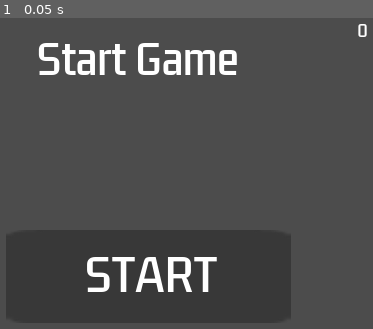
Above: before the commit, frame 1.
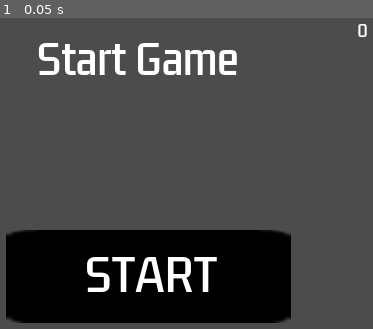
Above: after the commit, the same moment.

Repository: LuizAntonioPereira/breackout_gd
Game: Godot game, scene res://scenes/Game.tscn
Two runs of this game, one before a commit and one after it. Both use one fixed random seed, a clock stepped at 60 frames per second and the inputs below. The project has no main scene, so this scene is started directly.
Inputs:
- Up to frame 1 (0.05 s): no input

The runs differ from the first frame. In frame 1, 21% of the frame differs, in the area x 1-79%, y 68-99%.

Commit message:
up

Diff:
--- a/scenes/Game.tscn
+++ b/scenes/Game.tscn
@@ -51,6 +51,7 @@
 [node name="start" type="Node2D" parent="."]
 
 [node name="btn_start" type="TouchScreenButton" parent="start"]
+modulate = Color( 0, 0, 0, 1 )
 position = Vector2( 173, 533 )
 scale = Vector2( 5.9375, 1.9375 )
 normal = ExtResource( 5 )
--- a/scenes/block.tscn
+++ b/scenes/block.tscn
@@ -17,13 +17,13 @@
 margin_right = 30.0
 margin_bottom = 10.0
 
-[node name="CollisionShape2D" type="CollisionShape2D" parent="."]
+[node name="col_Shape" type="CollisionShape2D" parent="."]
 position = Vector2( 0, 0.5 )
 shape = SubResource( 1 )
 
 [node name="Area2D" type="Area2D" parent="."]
 
-[node name="CollisionShape2D" type="CollisionShape2D" parent="Area2D"]
+[node name="col_shape2D" type="CollisionShape2D" parent="Area2D"]
 shape = SubResource( 2 )
 
 [connection signal="body_entered" from="Area2D" to="." method="body_entered"]
--- a/scenes/platform.tscn
+++ b/scenes/platform.tscn
@@ -16,6 +16,3 @@
 
 [node name="CollisionShape2D" type="CollisionShape2D" parent="."]
 shape = SubResource( 1 )
-__meta__ = {
-"_edit_lock_": true
-}
--- a/script/Game.gd
+++ b/script/Game.gd
@@ -7,7 +7,7 @@
 var x = 50
 var y = 70
 var a = 70
-var b = 30
+var b = 40
 var yes = true
 
 
@@ -26,6 +26,7 @@
 	pass
 
 func create_block():
+
 	var num = 0
 
 	for i in range(8):
@@ -38,6 +39,7 @@
 
 
 func _on_btn_start_pressed():
+
 	$start.visible = false
 	$platform.visible = true
 	$ball.visible = true
